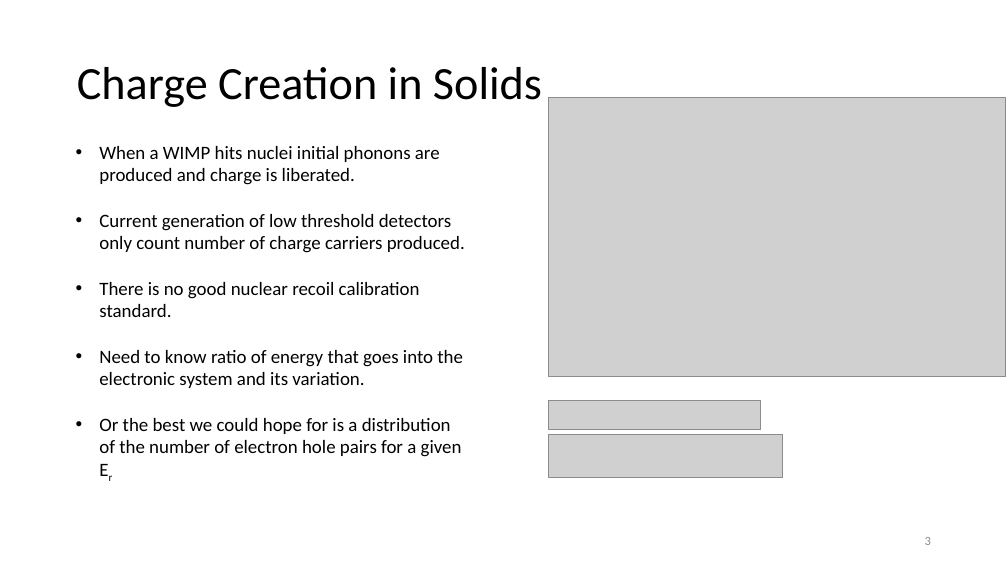
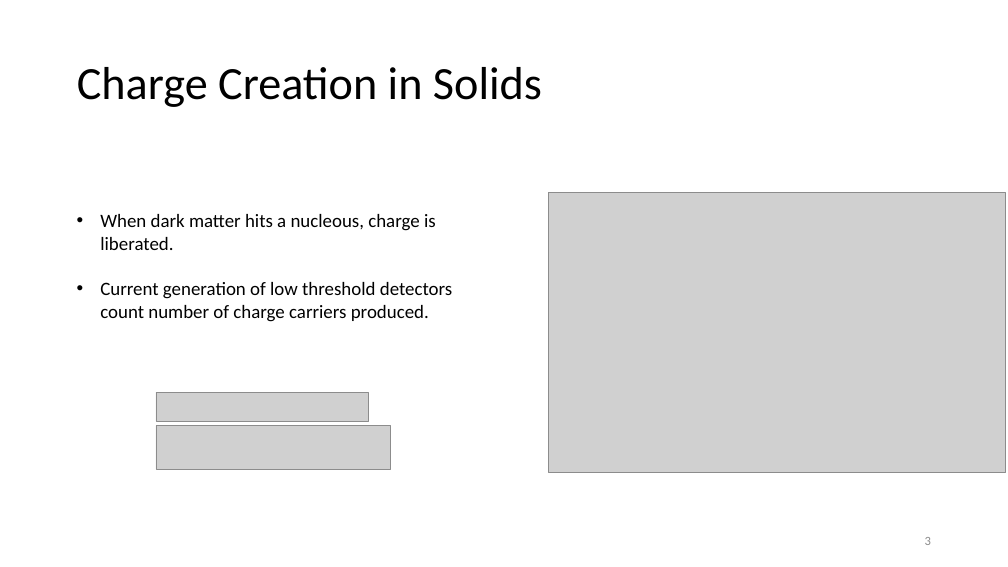
Before and after one commit to villaa/nrFano_Constraint, a slide deck: slide 3 of Mitch_Hawaii_talk. .pptx. Drawn at 1008x567 pixels with LibreOffice and Linux fonts; fonts in the diff are those of the drawing; grey boxes stand for pictures. Boxes give left, top, right and bottom in pixels: in the first picture for what was removed or moved away, otherwise in the second. Text is boxed around its words. In the diff, an @@ line names an element or a change of style, - is before the commit and + after.

```diff
--- a/Mitch_Hawaii_talk. .pptx
+++ b/Mitch_Hawaii_talk. .pptx
@@ picture: place and size @@
-picture at bbox=[549, 97, 1006, 377]
+picture at bbox=[549, 193, 1006, 473]
@@ text at bbox=[100, 214, 452, 322]: text changed @@
-• When a WIMP hits nuclei initial phonons are produced and charge is liberated.
-• Current generation of low threshold detectors only count number of charge carriers produced.
-• There is no good nuclear recoil calibration standard.
-• Need to know ratio of energy that goes into the electronic system and its variation.
-• Or the best we could hope for is a distribution of the number of electron hole pairs for a given Er
+• When dark matter hits a nucleous, charge is liberated.
+• Current generation of low threshold detectors count number of charge carriers produced.
@@ picture: place and size @@
-picture at bbox=[549, 401, 761, 430]
+picture at bbox=[156, 392, 368, 422]
@@ picture: place and size @@
-picture at bbox=[549, 434, 783, 478]
+picture at bbox=[156, 426, 390, 470]
```
Also in this commit, not shown: 8 other slides changed, 3 slides added, 4 slides removed, 22 other files.
